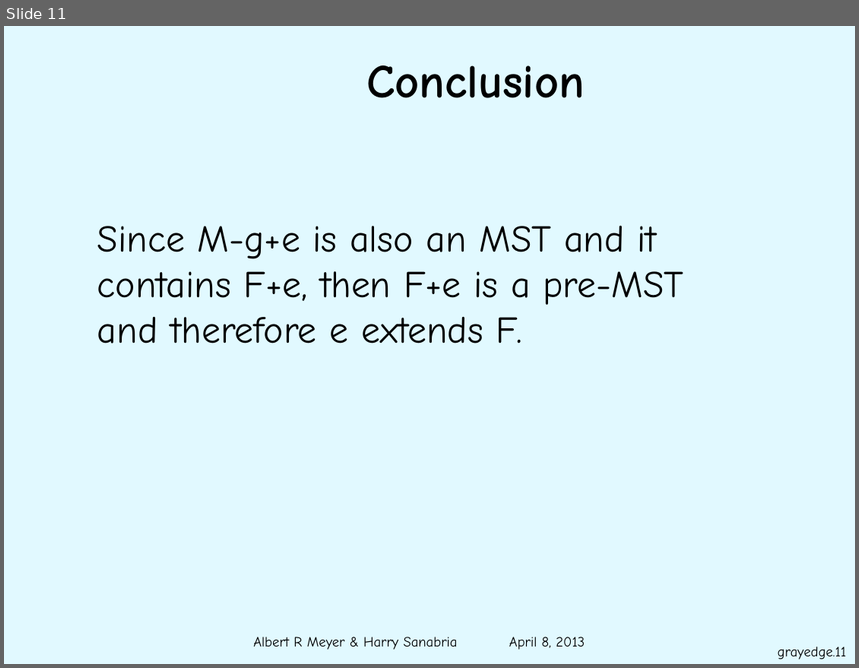
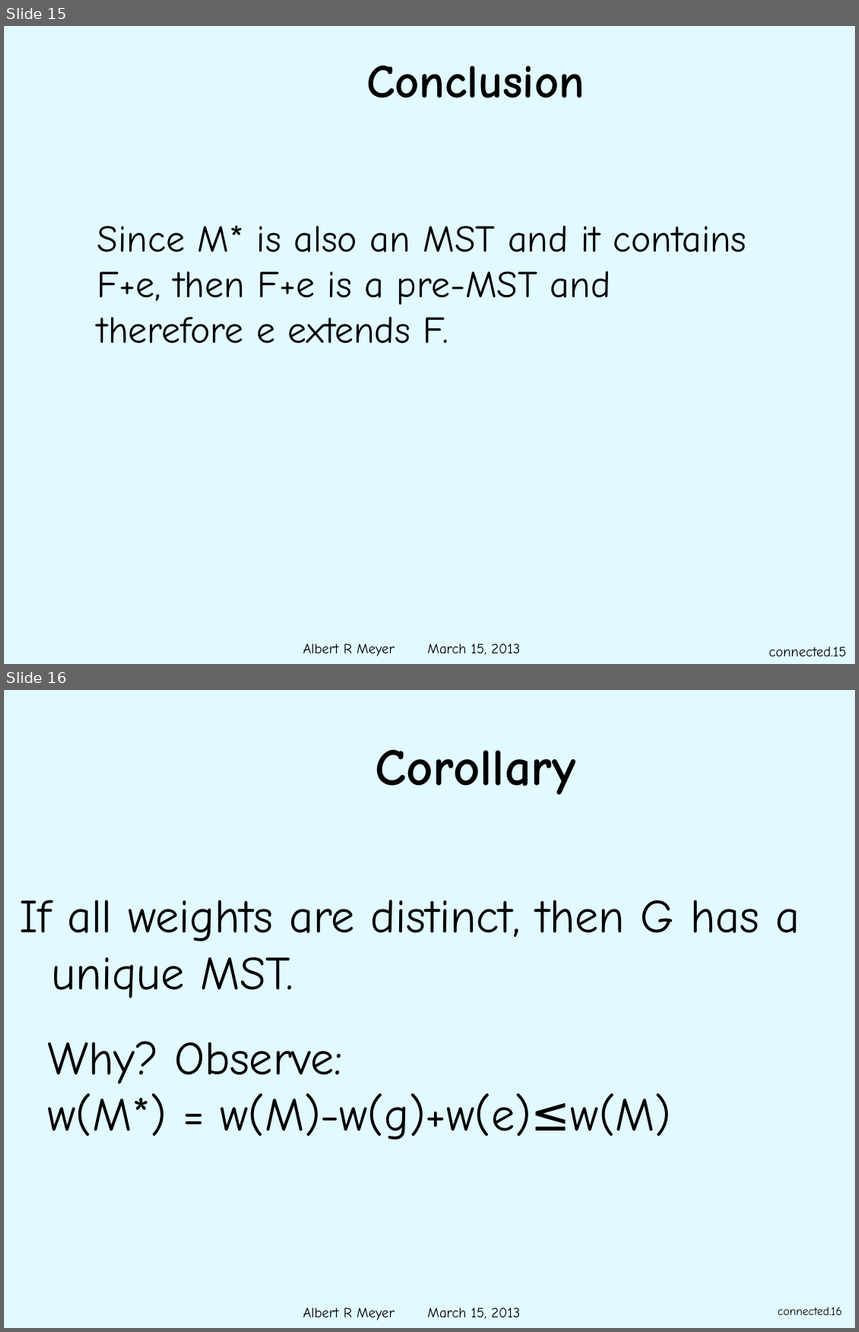
Before and after one commit to armeyer/mcs_web, a slide deck: spring13/slides13/gray-edges.pptx. Shown one above the other, each under a label of ours: slide 11 before the commit, slides 15 and 16 after it. The pictures are 859x668 and 859x1332 pixels, drawn with LibreOffice and Linux fonts; fonts in the diff are those of the drawing; background and template pictures are left out. Boxes give left, top, right and bottom in pixels: in the first picture for what was removed or moved away, otherwise in the second. Text is boxed around its words. In the diff, an @@ line names an element or a change of style, - is before the commit and + after.

```diff
--- a/spring13/slides13/gray-edges.pptx
+++ b/spring13/slides13/gray-edges.pptx
@@ slide 16 added at [4,690,855,1328], background #E1F9FF; not listed: 1 template element that a slide beside it also shows @@
@@ title added at [375,749,576,795], 44 pt, text #000000, bold @@
+Corollary
@@ text added at [20,900,800,999], 40 pt, text #000000 @@
+If all weights are distinct, then G has a unique MST.
@@ text added at [48,1041,671,1140], 40 pt, text #000000 @@
+Why? Observe:
+w(M*) = w(M)-w(g)+w(e)≤w(M)
@@ page number added at [778,1307,842,1315], 10 pt, text #000000 @@
+connected.16
@@ what was slide 11 is now slide 15 @@
@@ slide 15 changed as well @@
@@ text at [97,225,747,344]: text changed @@
-Since M-g+e is also an MST and it contains F+e, then F+e is a pre-MST and therefore e extends F.
+Since M* is also an MST and it contains F+e, then F+e is a pre-MST and therefore e extends F.
@@ text at [303,644,520,657]: text changed @@
-Albert R Meyer & Harry Sanabria April 8, 2013
+Albert R Meyer March 15, 2013
@@ page number at [769,647,847,657]: text changed @@
-grayedge.11
+connected.15
```
Also in this commit, not shown: 10 other slides changed, 5 other slides added, 1 other file.
